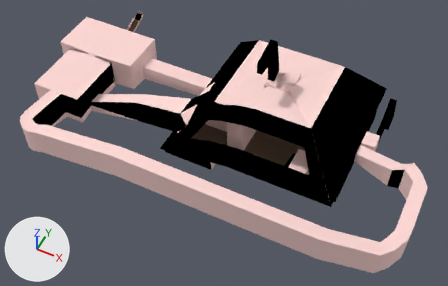
Two versions of the Blender file Assets/Level/Models/BoxMap_Model.blend, one commit apart.
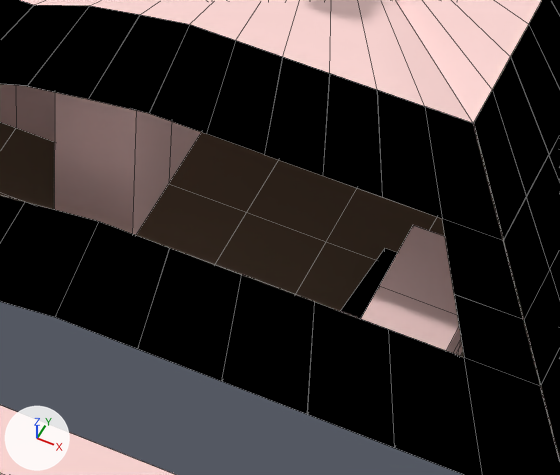
Each version is shown whole from a 50 mm lens placed at (42.8, -122.7, 135.5), pointed at (-10.0, -17.1, 3.5), then close up on the part from 48% to 73% of the width and 36% to 69% of the height. The axes (+X, +Y, +Z) are drawn at lower left. The lights are the same throughout. The close-ups show mesh edges as thin lines.
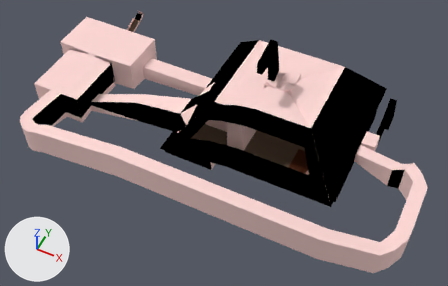
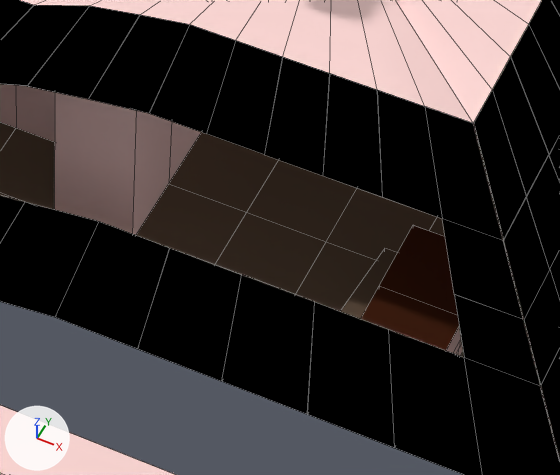
What the commit changed:
Material 'Tops' (mat_tops) is new.
Its base color is (0.0578, 0.0157, 0.00677) (brown #442214).
me_plane has 1540 vertices, 1150 faces, 4 loose edges and spans x -75.1..45.8, y -43.1..25.0, z -8.2..31.9.
me_plane is used by ob_plane; location (0.0, 0.0, 0.0).
me_plane part 1: the 1 face centred in x 9.2, y -15.1, z 2.7 switches from mat_hole (black #000000) to mat_floor (brown #645345).
me_plane part 2: 36 of the faces centred in x -12.5..23.0, y -22.6..22.5, z 4.0..11.0 switch from mat_background (pink #ffd9d6) to mat_tops (brown #442214).

Where the change shows, as pixel boxes (x1, y1, x2, y2) in the close-ups (560 x 475 px):
part 1 of me_plane, recoloured: (341, 248, 397, 319) in both
part 2 of me_plane, recoloured (pink to brown): (361, 225, 459, 350) in both
